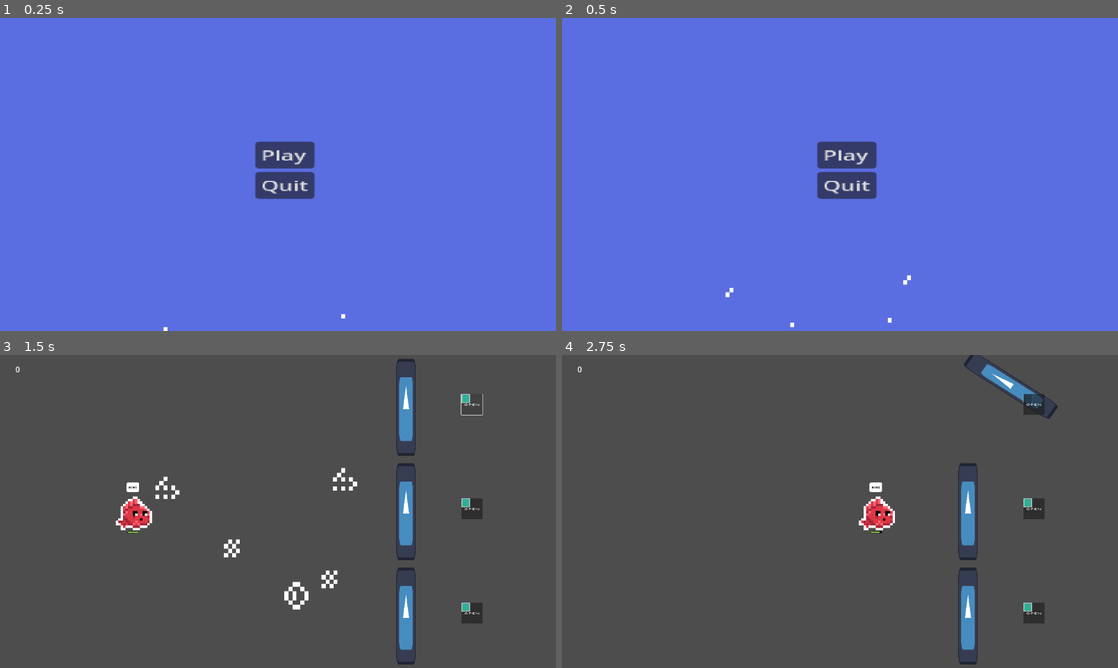
Above: before the commit, frames 1-4 (two rows, left to right).
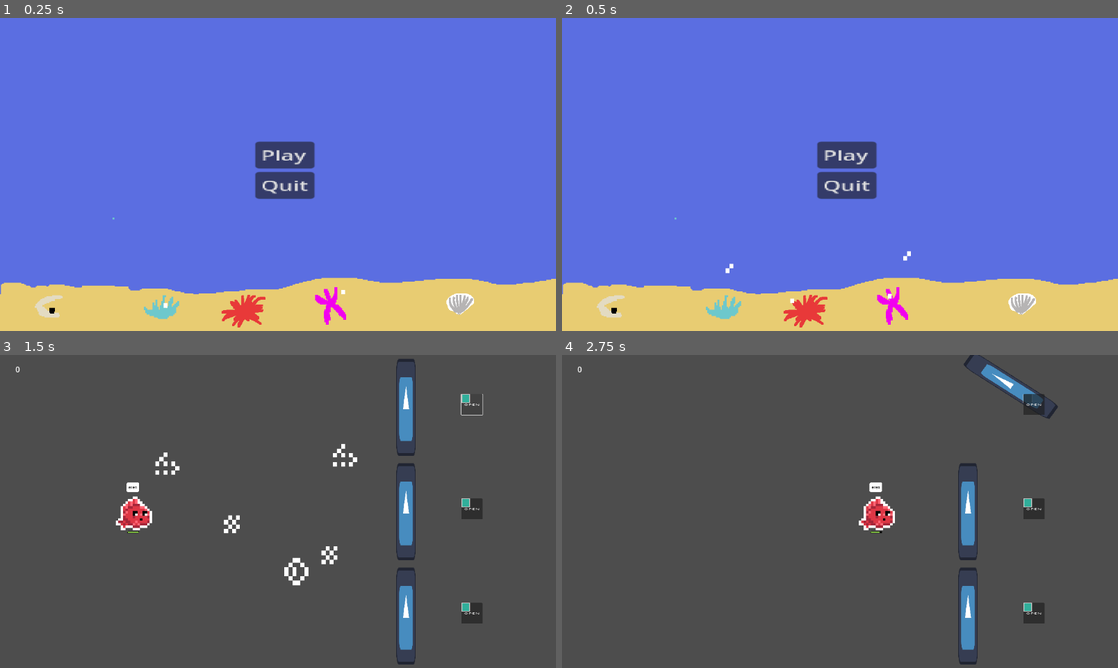
Above: after the commit, the same moments.

Repository: ernykt/fishjam_3
Game: Godot game, scene res://scenes/menu.tscn
The game is run twice, just before and just after one commit, with the same random seed, the same clock (stepped at 60 frames per second) and the same inputs. The engine's default icon, where the game draws it, is replaced by a stand-in: a white triangle on a blue panel in a dark square.
Inputs (mouse positions are in pixels of both pictures, inside the frame that each line leads up to):
- Up to frame 1 (0.25 s): no input
- Up to frame 2 (0.5 s): no input
- Up to frame 3 (1.5 s): click "Play" at 0.5 s; click "OPEN" at 1.25 s
- Up to frame 4 (2.75 s): click (1029, 398) at 2.02 s

The runs differ from the first frame. In frame 1, 15% of the frame differs, in the area x 0-100%, y 63-100%; in frame 2, 15%; in frame 3, 1.1%; in frame 4, nothing differs.

Commit message:
changed menu background

Diff:
--- a/scripts/BubbleSpawner.gd
+++ b/scripts/BubbleSpawner.gd
@@ -6,5 +6,5 @@
 func _on_timer_timeout():
 	var bubble_scene = bubble.instantiate()
 	bubble_scene.position.x = randi_range(50, 1100)
-	bubble_scene.position.y = 650
+	bubble_scene.position.y = 600
 	get_tree().root.add_child(bubble_scene)
Binary file removed: scripts/Bubble_-_8x8.png
Not shown, removed: scripts/Bubble_-_8x8.png.import
Not shown, changed: sprites/Bubble_-_8x8.png.import
Binary file changed: sprites/background.png
